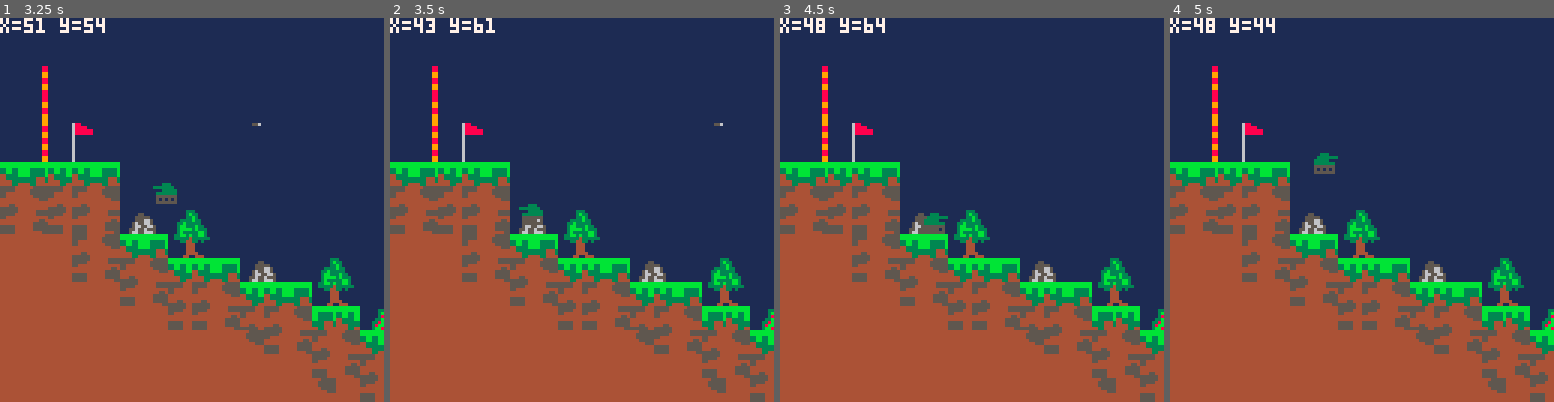
Above: before the commit, frames 1-4 (left to right).
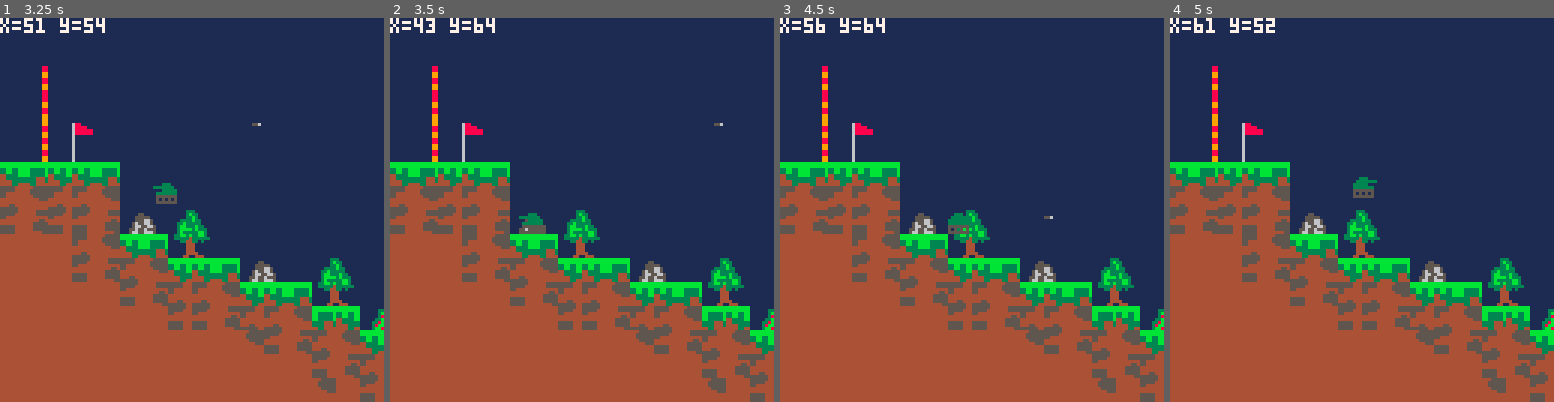
Above: after the commit, the same moments.

Repository: Finn4239/ShellShockLite
Game: PICO-8 cartridge game.p8
Two runs of this game, one before a commit and one after it. Both use one fixed random seed, a clock stepped at 60 frames per second and the inputs below.
Inputs:
- Up to frame 1 (3.25 s): tap X (X key) at 0.33, 1.07, 1.85, 2.97 s; tap O (Z key) at 0.7, 1.7, 2.1, 2.5, 2.9 s; hold Right 1.6-2.1 s; hold Up 2.15-2.42 s; hold Right 2.47-3.03 s; hold Left from 3.08 s (still down)
- Up to frame 2 (3.5 s): keep holding Left; tap O (Z key) at 3.3 s
- Up to frame 3 (4.5 s): release Left at 3.58 s; hold Down 3.63-3.97 s; tap O (Z key) at 3.7, 4.1 s; hold Right from 4.02 s (still down); tap X (X key) at 4.08 s
- Up to frame 4 (5 s): tap O (Z key) at 4.5, 4.9 s; release Right at 4.68 s; hold Up from 4.73 s (still down)

Frame 1 is identical in both runs. In frame 2, 0.4% of the frame differs, in the area x 25-40%, y 0-57%; in frame 3, 0.5%; in frame 4, 0.6%, in the area x 6-54%, y 0-47%.

Commit message:
fix mapDesign

Diff:
--- a/game.p8
+++ b/game.p8
@@ -265,7 +265,7 @@
 
 
 __gff__
-0202010104040111100800000000000000000101040401111008000000000000000001010000010108080000000000000000010100000101080800000000000000000000000000000000000000000000000000000000000000000000000000000000000000000000000000000000000000000000000000000000000000000000
+0202010104040111100800000000000000000101040401111008000000000000000001010101000000000000000000000000010101010000000000000000000000000000000000000000000000000000000000000000000000000000000000000000000000000000000000000000000000000000000000000000000000000000
 0000000000000000000000000000000000000000000000000000000000000000000000000000000000000000000000000000000000000000000000000000000000000000000000000000000000000000000000000000000000000000000000000000000000000000000000000000000000000000000000000000000000000000
 __map__
 0000000000000000000000000000000000000000000000000000000000000000000000000000000000000000000000000000000000000000030303031212030302030212130000000000000000000000000000000000000000000000000000000000000000000000000000000000000000000000000000000000000000000000
